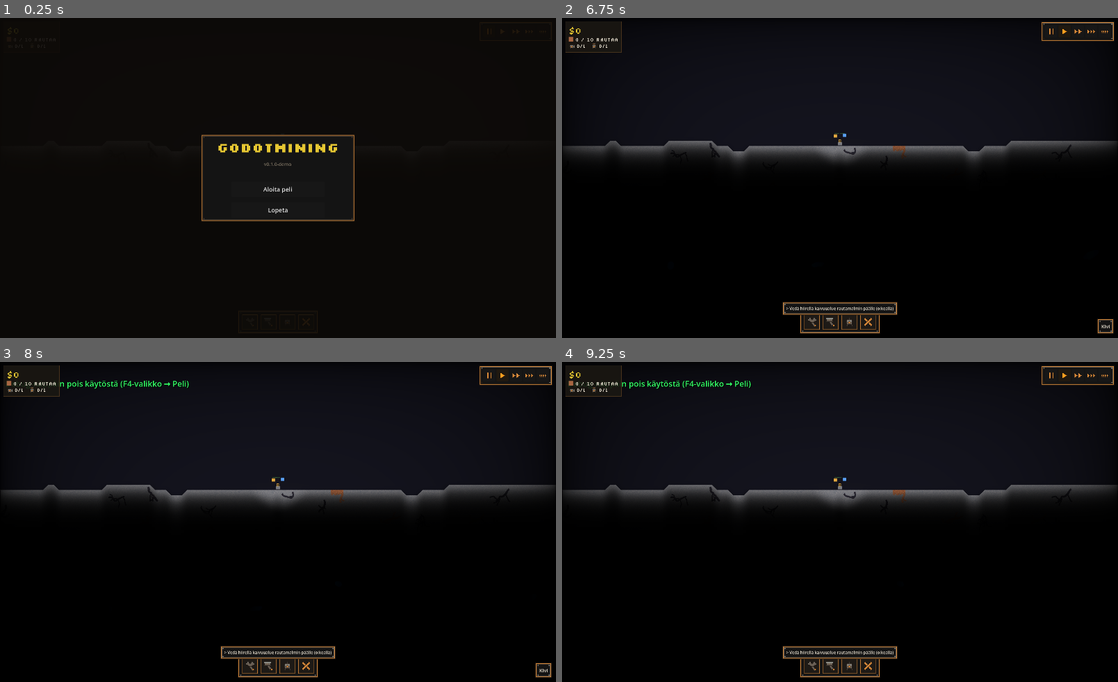
Above: before the commit, frames 1-4 (two rows, left to right).
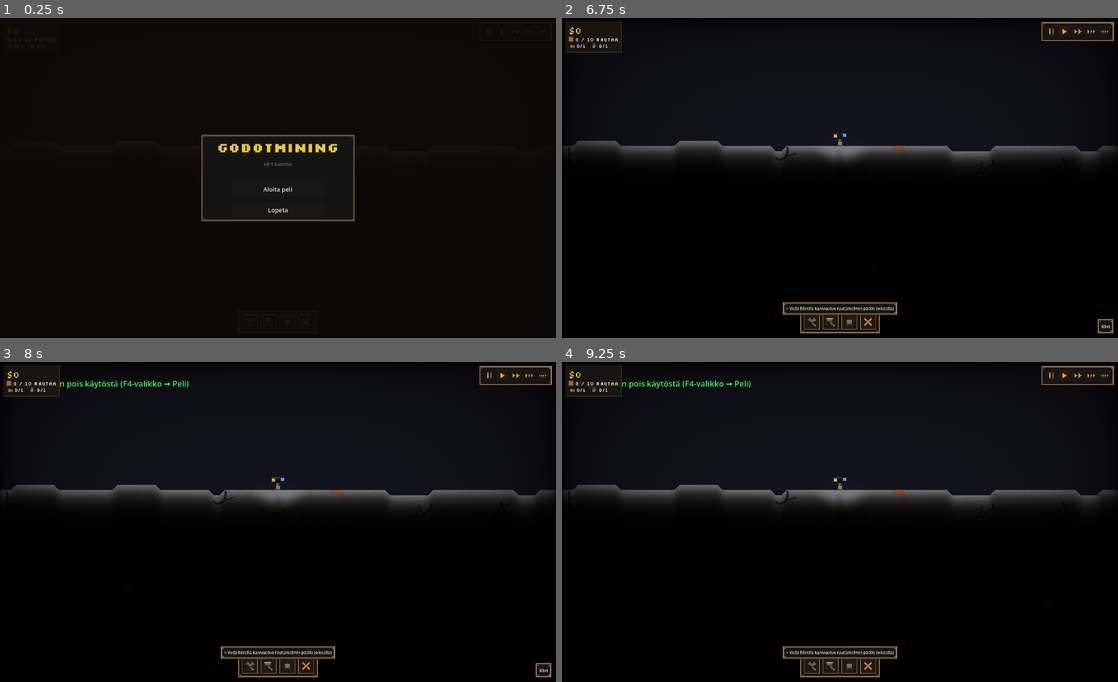
Above: after the commit, the same moments.

Repository: Orveli/GodotMining
Game: Godot game, scene res://scenes/main.tscn
Same seed, same stepped clock (60 frames per second), same inputs: the game is played once before the commit and once after it.
Inputs (mouse positions are in pixels of both pictures, inside the frame that each line leads up to):
- Up to frame 1 (0.25 s): no input
- Up to frame 2 (6.75 s): click (812, 322) at 0.5 s; click (828, 322) at 1.25 s; click (851, 322) at 2 s; click (1051, 30) at 2.77 s; click (1062, 30) at 3.52 s; click (1079, 30) at 4.27 s; click (1090, 30) at 5.02 s; click (1106, 30) at 5.77 s; click "Aloita peli" at 6.5 s
- Up to frame 3 (8 s): tap Enter at 7.25 s; move the mouse to (400, 506) at 7.27 s; hold D from 7.28 s (still down); tap P at 7.35 s; click (400, 506) at 7.42 s
- Up to frame 4 (9.25 s): release D at 8 s; tap Space at 8 s; drag from (728, 538) to (812, 586) at 8.02 s; tap Enter at 8.75 s; move the mouse to (895, 451) at 8.77 s; hold D from 8.78 s (still down); tap 1 at 8.85 s

The runs differ from the first frame. In frame 2, 1.3% of the frame differs, in the area x 1-100%, y 38-46%; in frame 3, 1.3%; in frame 4, 1.3%.

Commit message:
P2: sylinterijatkuva pinta + x-reunabedrock pois + bedrock-ydinrengas
- Korkeuskohina naytteistetaan ympyralta (cos/sin*NOISE_CIRCLE_R) -> sarakkeet
  x=0 ja x=W-1 jatkuvat saumatta; wrappaava tasoituspari 45-viistelogiikkaan.
- _enforce_edges: pystysuora x-reunabedrock poistettu, pohjabedrock sailyy.
- Uusi _enforce_core (CORE_BEDROCK_FRAC=0.85) ajetaan ennen malmivaiheita.
- Paikallinen _wrap_x-apuri (vastaa PlanetGeom.wrap_x-konventiota).

SPEC_planet P2 kohdat 1-3.

Diff:
--- a/scripts/world_gen.gd
+++ b/scripts/world_gen.gd
@@ -27,6 +27,24 @@
 const MAT_RARE_EARTH   := 21  # Rare earth — malmisuoni, syvin ja arvokkain
 
 const EDGE_THICKNESS := 2
+
+# --- Planeetta (rullattu maailma, SPEC_planet P2) ---
+# x = kulma planeetan ympäri → wräppää (x=0 ja x=w-1 ovat naapureita),
+# y = syvyys kohti ydintä → EI wräppää.
+# Korkeuskohina näytteistetään ympyrältä tällä säteellä, jotta pinnan profiili
+# on jatkuva x-akselin ympäri (gx=0 ja gx=gw-1 vierekkäin ympyrällä → sauma
+# on huomaamaton). Isompi säde = tiheämpi vaihtelu planeetan ympäri.
+const NOISE_CIRCLE_R := 220.0
+# Bedrock-ydinrenkaan alku suhteessa korkeuteen: syvimmät (1-CORE_BEDROCK_FRAC)
+# osuus riveistä on tuhoamatonta ydinkuorta. v1: bedrock alkaa 85 % syvyydestä.
+const CORE_BEDROCK_FRAC := 0.85
+
+
+# Wräppää x-koordinaatin välille [0, w). Toimii myös negatiivisille.
+# Paikallinen apuri (vastaa PlanetGeom.wrap_x-konventiota, P1) — pidetään
+# world_gen.gd itsenäisenä ennen merge-junaa, ei riippuvuutta planet_geom.gd:hen.
+static func _wrap_x(x: int, w: int) -> int:
+	return ((x % w) + w) % w
 
 # Kertymien lukumäärä — enemmän ja tasaisemmin jaettu
 # (coal/iron/gold: nyt suonien lukumäärä _place_vein_set():lle, ei enää blobeja)
@@ -148,6 +166,11 @@
 
 	# Phase 1: Maasto
 	var surface_y := _generate_terrain(grid, w, h, world_seed)
+
+	# Bedrock-ydinrengas: syvimmät rivit tuhoamattomaksi ydinkuoreksi ENNEN
+	# malmien/suonien sijoitusta → suonet carvaavat vain STONEen ja pysähtyvät
+	# renkaaseen (eivät ylikirjoita bedrockia; renkaan alle ei jää mineraaleja).
+	_enforce_core(grid, w, h)
 
 	# Phase 2: Luolat — poistettu käytöstä
 	var cave_paths: Array = []
@@ -235,12 +258,17 @@
 	var noise := _make_noise(world_seed + 1, 0.003, 2)
 	var amp_cells := 2.0                        # korkeusvaihtelu ± ~2 solua (±32 px)
 
-	# Snapattu korkeus (soluina) per grid-sarake
+	# Snapattu korkeus (soluina) per grid-sarake.
+	# Sylinterijatkuvuus: kohina näytteistetään yksikköympyrältä (cos/sin(ang)),
+	# jolloin profiili on periodinen x:n ympäri → gx=0 ja gx=gw-1 ovat vierekkäin
+	# ympyrällä eikä saumaan synny korkeushyppäystä (vrt. suora get_noise_2d(cx,0)).
 	var top_cell := PackedInt32Array()
 	top_cell.resize(gw)
 	for gx in gw:
-		var cx := gx * cell + cell / 2
-		var n := noise.get_noise_2d(float(cx), 0.0)  # -1..1
+		var ang := float(gx) / float(gw) * TAU
+		var nx := cos(ang) * NOISE_CIRCLE_R
+		var ny := sin(ang) * NOISE_CIRCLE_R
+		var n := noise.get_noise_2d(nx, ny)  # -1..1, jatkuva ympyrällä
 		top_cell[gx] = base_cell + int(round(n * amp_cells))
 
 	# --- Tehdasalusta: pakota alustan sarakkeet pinnan perustasoon ---
@@ -258,6 +286,11 @@
 			top_cell[gx] = clampi(top_cell[gx], top_cell[gx - 1] - 1, top_cell[gx - 1] + 1)
 		for gx in range(gw - 2, -1, -1):
 			top_cell[gx] = clampi(top_cell[gx], top_cell[gx + 1] - 1, top_cell[gx + 1] + 1)
+		# Wräppäävä tasoituspari: pakota myös sauman (gx=0 <-> gx=gw-1) korkeusero
+		# enintään yhteen soluun, jotta sylinterin ensimmäinen ja viimeinen sarake
+		# jatkuvat saumatta (testi: korkeusero x=0 ja x=W-1 välillä ≤ 1 solu).
+		top_cell[0] = clampi(top_cell[0], top_cell[gw - 1] - 1, top_cell[gw - 1] + 1)
+		top_cell[gw - 1] = clampi(top_cell[gw - 1], top_cell[0] - 1, top_cell[0] + 1)
 	for gx in range(plat_gx0, plat_gx1 + 1):
 		top_cell[gx] = base_cell
 
@@ -858,14 +891,28 @@
 
 
 static func _enforce_edges(grid: PackedByteArray, w: int, h: int) -> void:
-	# Kirjoitetaan bedrockia reunoihin ja pohjaan (ei kivi — bedrock on tuhoamaton)
-	for y in h:
+	# Sylinterimaailmassa x wräppää (x=0 ja x=w-1 ovat naapureita), joten
+	# pystysuoraa x-reunabedrockia EI kirjoiteta — se loisi näkyvän seinän
+	# saumaan. Vain pohjabedrock (alin kerros kohti ydintä) säilyy; varsinainen
+	# bedrock-ydinrengas hoidetaan erikseen _enforce_core():ssa.
+	for x in w:
+		for y in range(h - EDGE_THICKNESS, h):
+			grid[y * w + x] = MAT_BEDROCK
+
+
+# ============================================================
+# Bedrock-ydinrengas: syvimmät rivit (CORE_BEDROCK_FRAC..1.0 syvyydestä) ovat
+# tuhoamatonta bedrockia. Rullatussa maailmassa tämä on planeetan ydinkuori,
+# jonka sisään renderöinti (P5) piirtää irrallisen ydinmöhkäleen. Suonet/blobit
+# carvaavat/korvaavat vain MAT_STONEa eivätkä ylikirjoita bedrockia, joten ne
+# pysähtyvät luonnostaan renkaan yläreunaan. Ajetaan ENNEN malmivaiheita, jotta
+# renkaan alle ei jää mineraaleja.
+# ============================================================
+static func _enforce_core(grid: PackedByteArray, w: int, h: int) -> void:
+	var core_y0 := int(float(h) * CORE_BEDROCK_FRAC)
+	for y in range(core_y0, h):
 		for x in w:
-			if x < EDGE_THICKNESS or x >= w - EDGE_THICKNESS:
-				if float(y) > float(h) * 0.40:
-					grid[y * w + x] = MAT_BEDROCK
-			if y >= h - EDGE_THICKNESS:
-				grid[y * w + x] = MAT_BEDROCK
+			grid[y * w + x] = MAT_BEDROCK
 
 
 # Järvet: 2 kpl, reunamarginaalilla
